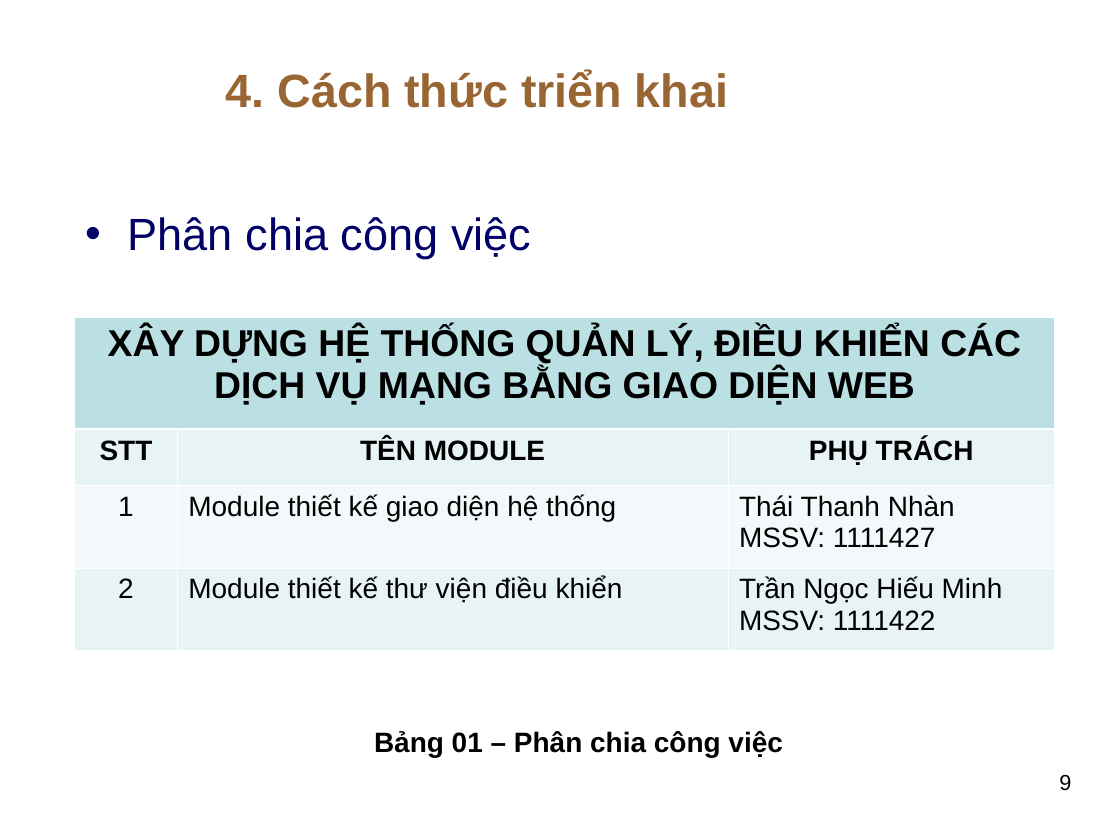
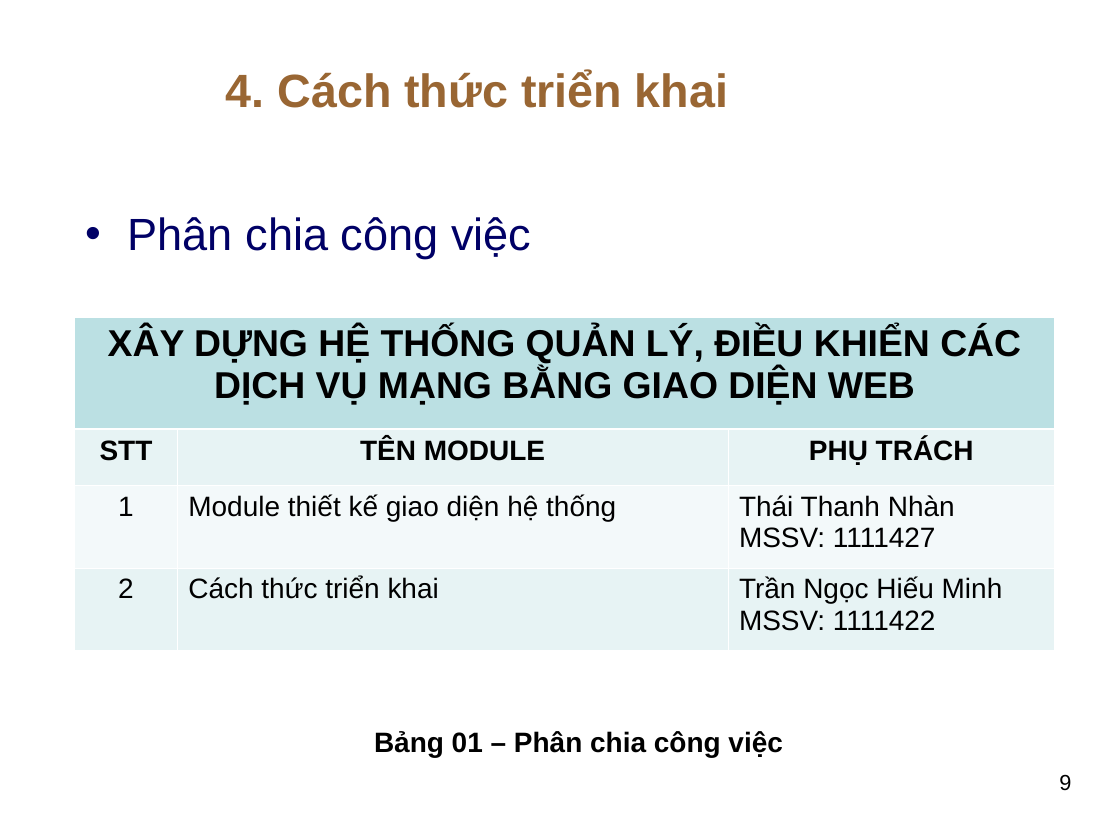
Before and after one commit to thuhuynh4393/testfrontend, a slide deck: slide 9 of Thu HUynh - SLide bao cao.ppt. Drawn at 1120x840 pixels with LibreOffice and Linux fonts; fonts in the diff are those of the drawing; background and template pictures are left out. Boxes give left, top, right and bottom in pixels: in the first picture for what was removed or moved away, otherwise in the second. Text is boxed around its words. In the diff, an @@ line names an element or a change of style, - is before the commit and + after.

```diff
--- a/Thu HUynh - SLide bao cao.ppt
+++ b/Thu HUynh - SLide bao cao.ppt
@@ table at [75,317,1056,651] @@
-row 4, column 2: Module thiết kế thư viện điều khiển
+row 4, column 2: Cách thức triển khai
```
Also in this commit, not shown: 12 other slides changed, 1 other file.
